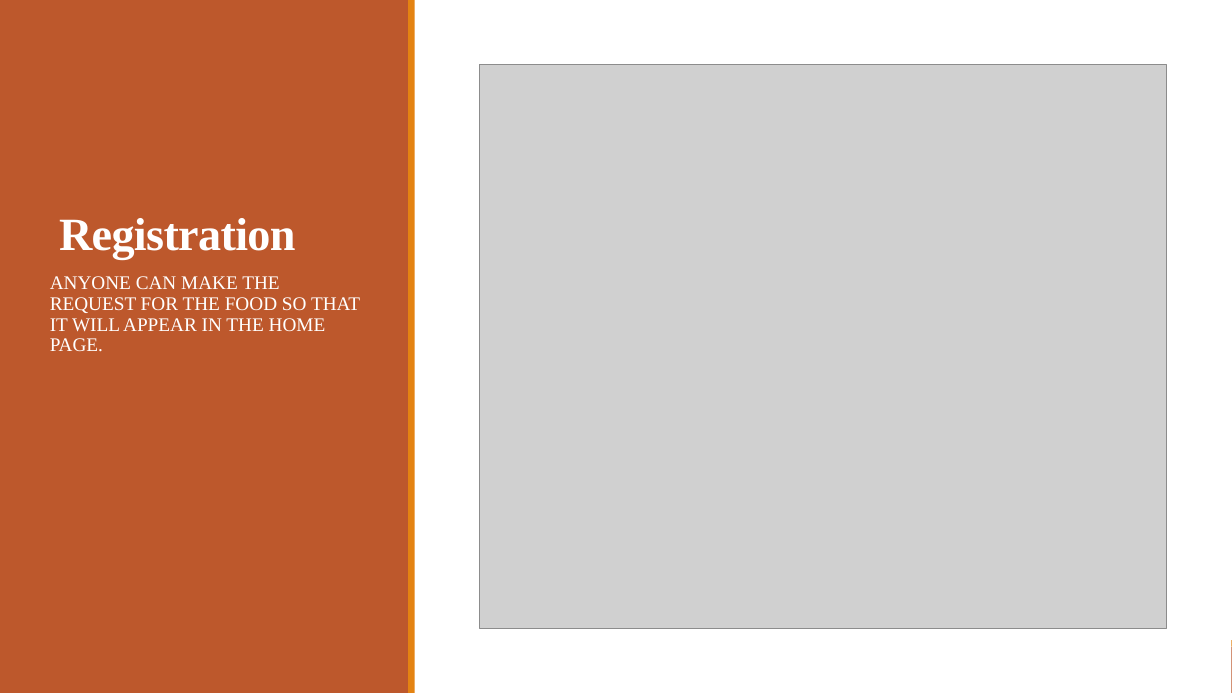
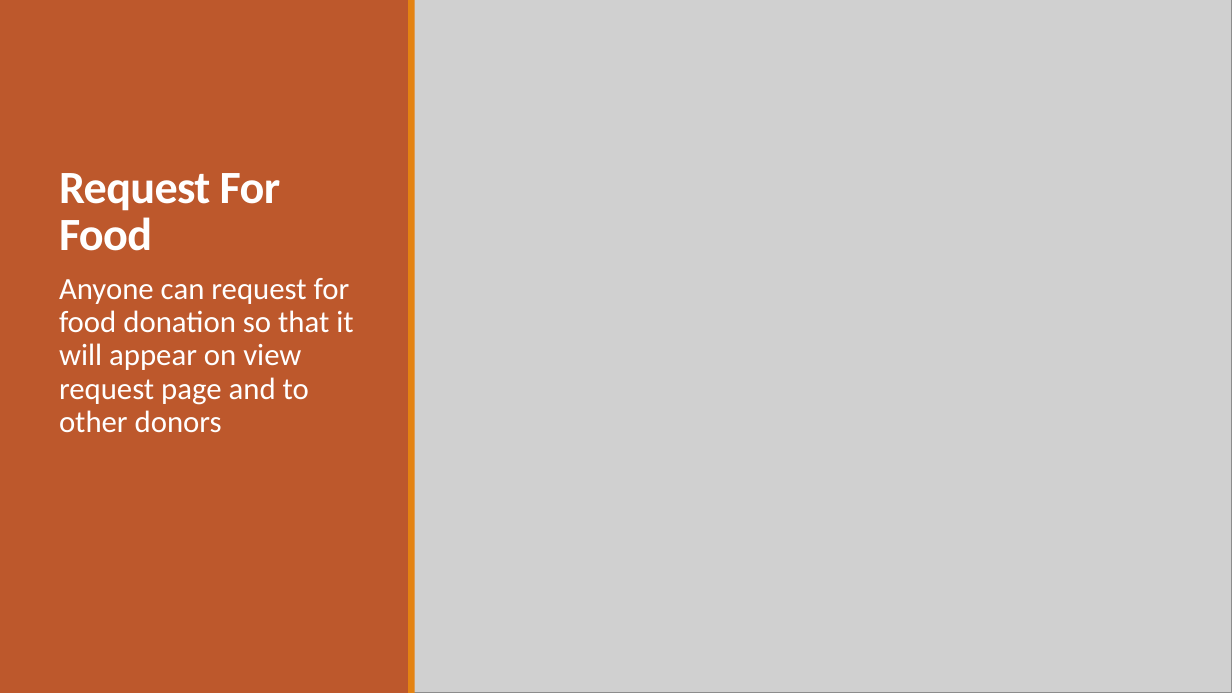
Before and after one commit to srikarpavan/UMKCHackathon_fall2019, a slide deck: slide 7 of doc/Hackthon_feedkc.pptx (slide 6 before the commit). Drawn at 1232x693 pixels with LibreOffice and Linux fonts; fonts in the diff are those of the drawing; grey boxes stand for pictures. Boxes give left, top, right and bottom in pixels: in the first picture for what was removed or moved away, otherwise in the second. Text is boxed around its words. In the diff, an @@ line names an element or a change of style, - is before the commit and + after.

```diff
--- a/doc/Hackthon_feedkc.pptx
+++ b/doc/Hackthon_feedkc.pptx
@@ picture resized from (x1=480, y1=65, x2=1166, y2=628) to (x1=412, y1=0, x2=1232, y2=693) @@
@@ title at (x1=59, y1=173, x2=281, y2=251): text changed; font Times New Roman to Calibri @@
-Registration
+Request For Food
@@ text at (x1=59, y1=278, x2=353, y2=433): text changed; size 15 to 24 pt; font Times New Roman to Calibri @@
-ANYONE CAN MAKE THE REQUEST FOR THE FOOD SO THAT IT WILL APPEAR IN THE HOME PAGE.
+  Anyone can request for food donation so that it will appear on view request page and to other donors
```
Also in this commit, not shown: 4 other slides changed.
